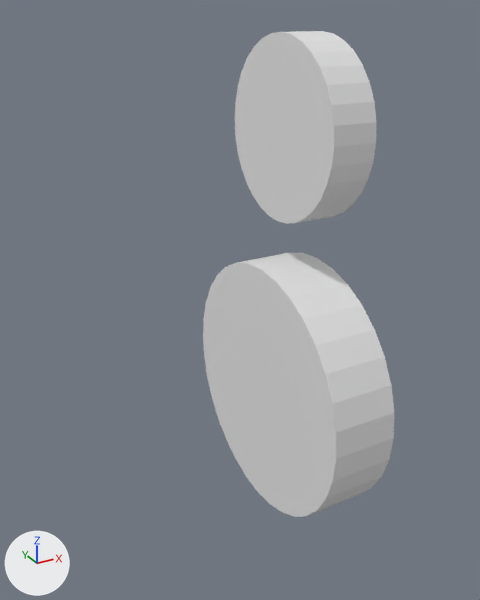
The Blender file asset_sources/furniture/speaker_0.blend: old version first, new version second.
The view is the same before and after, from a 50 mm camera at (-0.152, -0.354, 0.257) aimed at (0.041, -0.004, 0.082). Every picture has the same lights, and +X, +Y and +Z are marked at lower left. The same objects are shown in both versions, whatever each file hides.
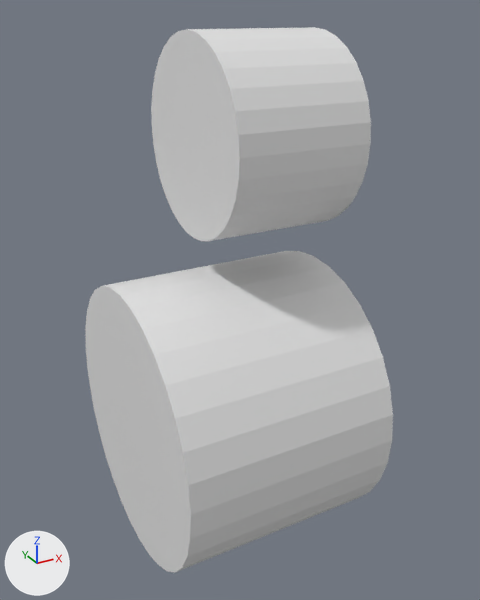
What differs and where, as boxes (x1, y1, x2, y2) in the pictures (480 x 600 px):
'Cylinder', moved, rescaled (61% wider, 22% taller)
    before: (203, 253, 394, 517)
    after: (85, 251, 393, 573)
'Cylinder.001', moved, rescaled (55% wider, 11% taller)
    before: (235, 31, 377, 224)
    after: (151, 27, 371, 241)

Edits to the bpy script that builds the scene:
```text
Change ob_cylinder:
    remove ob_cylinder.parent = ob_circle
    remove ob_cylinder.matrix_parent_inverse = Matrix(((0.0, 0.0, -10.58, 0.0), (0.0, 10.58, 0.0, 0.0), (21.16, 0.0, 0.0, -1.05), (0.0, 0.0, 0.0, 1.0)))
    ob_cylinder.location: (0.0834, 0.0, 0.0) -> (0.031, 0.0, 0.00677)
    ob_cylinder.scale: (0.0928, 0.0928, 0.0152) -> (0.0936, 0.0936, 0.07)
Change ob_cylinder_001:
    remove ob_cylinder_001.parent = ob_circle_001
    remove ob_cylinder_001.matrix_parent_inverse = Matrix(((0.0, 0.0, -18.98, 3.319), (0.0, 18.98, 0.0, 0.0), (37.95, 0.0, 0.0, -2.455), (0.0, 0.0, 0.0, 1.0)))
    ob_cylinder_001.location: (0.0853, 0.0, 0.175) -> (0.052, 0.0, 0.187)
    ob_cylinder_001.scale: (0.0509, 0.0509, 0.00927) -> (0.059, 0.059, 0.0418)
```
